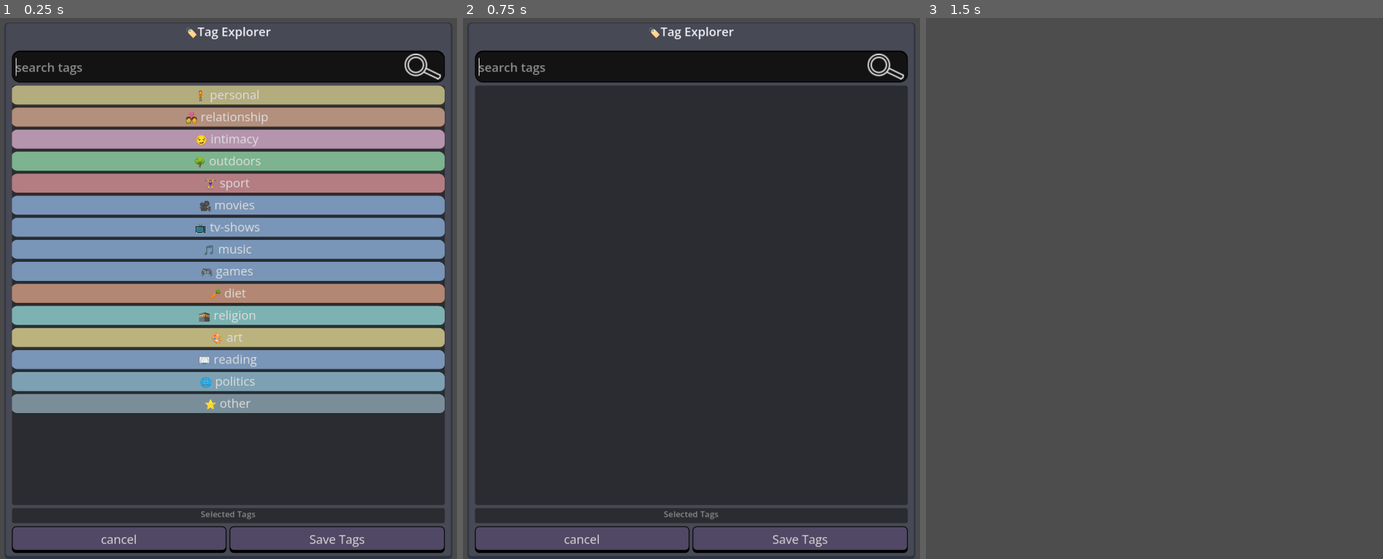
Above: before the commit, frames 1-3 (left to right).
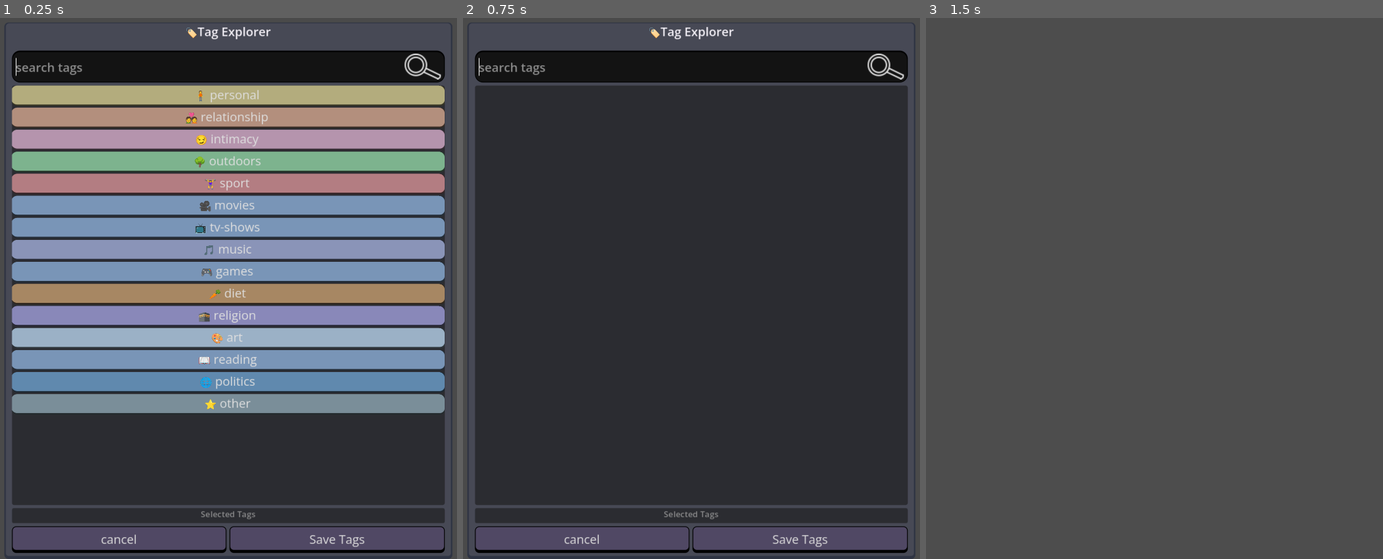
Above: after the commit, the same moments.

Repository: meet-directory/directory-app
Game: Godot game, scene res://app/main_screen/tag_selector_popup/tag_selector_popup.tscn
The game is run twice, just before and just after one commit, with the same random seed, the same clock (stepped at 60 frames per second) and the same inputs. This scene is started directly instead of the project's main scene.
Inputs (mouse positions are in pixels of both pictures, inside the frame that each line leads up to):
- Up to frame 1 (0.25 s): no input
- Up to frame 2 (0.75 s): click (691, 66) at 0.52 s; type "12" at 0.6 s
- Up to frame 3 (1.5 s): click "cancel" at 1.25 s

The runs differ from the first frame. In frame 1, 9.7% of the frame differs, in the area x 2-98%, y 53-69%; in frame 2, nothing differs; in frame 3, nothing differs.
Error in both runs: Invalid access to property or key 'latitude' on a base object of type 'Nil'. (res://globals/location_service.gd:125)

Commit message:
better colors?

Diff:
--- a/custom_resources/rsc_tag.gd
+++ b/custom_resources/rsc_tag.gd
@@ -42,21 +42,21 @@
 const _media_color = Color("7995b7ff")
 # enum is used as an index to the character
 const type_to_emoji = [
-	['🧍', Color("b3ac7dff")],
-	['💑', Color("b38f7dff")],
-	['😏', Color("b594adff")],
-	['⭐', Color("7a8e99ff")],
-	['🌳', Color("7db38eff")],
-	['🏋️‍♀️', Color("b37d82ff")],
-	['🎥', _media_color],
-	['📺', _media_color],
-	['🎵', _media_color],
-	['🎮', _media_color],
-	['🥕', Color(0.698, 0.531, 0.451, 1.0)],
-	['🕋', Color(0.49, 0.7, 0.7, 1.0)],
-	['🎨', Color(0.73, 0.703, 0.496, 1.0)],
-	['📖', _media_color],
-	['🌐', Color(0.49, 0.63, 0.7, 1.0)]
+	['🧍', Color("b3ac7dff")],  # identity
+	['💑', Color("b38f7dff")],  # relationship
+	['😏', Color("b594adff")],  # intimacy
+	['⭐', Color("7a8e99ff")],  # other
+	['🌳', Color("7db38eff")],  # outdoors
+	['🏋️‍♀️', Color("b37d82ff")],  # sports
+	['🎥', Color("7995b7ff")],  # movie
+	['📺', Color("7995b7ff")],  # tv
+	['🎵', Color("8a94b8ff")],  # music
+	['🎮', Color("7995b7ff")],  # games
+	['🥕', Color("a78763ff")],  # diet
+	['🕋', Color("8988b9ff")],  # religion
+	['🎨', Color("9bb1c6ff")],  # art
+	['📖', Color("7995b7ff")],  # literature
+	['🌐', Color("6089aeff")]   # politics
 	]
 
 
